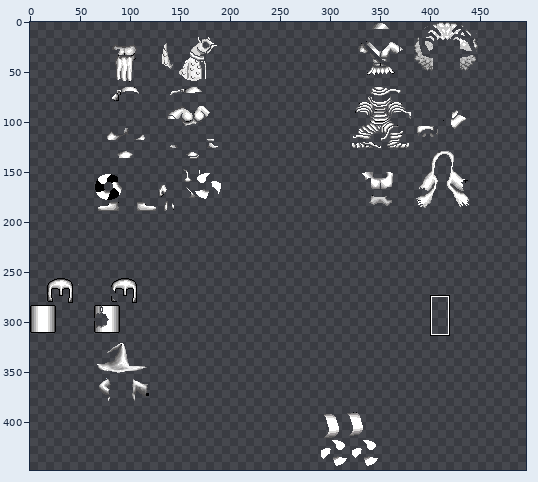
One commit to this sprite sheet: Data/UnitColour.png. The first picture is a wide view before the edit; the outline marks the close-up.
Close-up. First the earlier version:
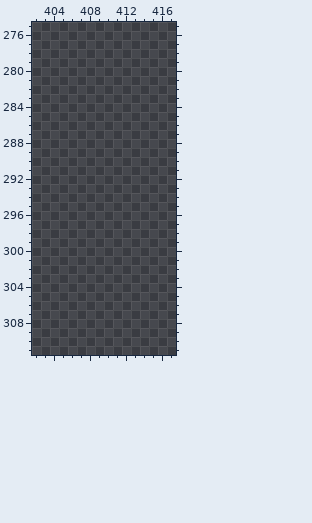
The file is 512x512 pixels. Pixels under 10% opacity are left out. Colours within 5 levels of each other are drawn and written as one. Shown: x 402..417, y 275..311. The wide view leaves out empty margins. The commit also changed other parts of the picture, which this record leaves out.
After:
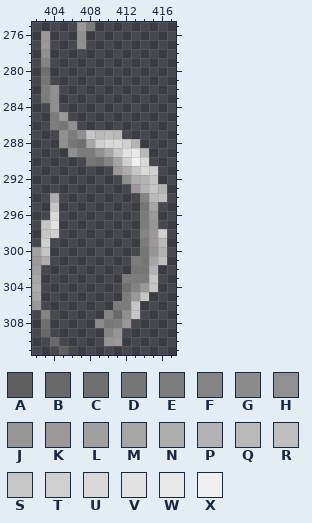
Palette (. is transparent): A #5f5f5f  B #6a6969  C #706f6f  D #777676  E #7d7c7c  F #858484  G #8b8a8a  H #909090  J #969696  K #9c989a  L #a0a0a0  M #a6a6a6  N #adadad  P #b3b3b5  Q #bab9b9  R #bfbfbf  S #c6c6c6  T #d0d0d0  U #dad9d7  V #e2e2e2  W #e8e8e8  X #efefef
Changes in this commit:
{"y":275,"x":407,"old":"..","new":"KE"}
{"y":276,"x":403,"old":".","new":"K"}
{"y":276,"x":407,"old":".","new":"H"}
{"y":277,"x":403,"old":".","new":"K"}
{"y":277,"x":407,"old":".","new":"H"}
{"y":278,"x":403,"old":".","new":"H"}
{"y":279,"x":403,"old":".","new":"F"}
{"y":280,"x":403,"old":".","new":"C"}
{"y":281,"x":403,"old":".","new":"D"}
{"y":282,"x":403,"old":"..","new":"EH"}
{"y":283,"x":403,"old":"..","new":"EH"}
{"y":284,"x":404,"old":".","new":"H"}
{"y":285,"x":404,"old":"..","new":"EK"}
{"y":286,"x":404,"old":"...","new":"EDH"}
{"y":287,"x":405,"old":".......","new":"HEHSQRQ"}
{"y":288,"x":405,"old":".........","new":"HDCMTUUTP"}
{"y":289,"x":406,"old":".........","new":"HEEHMSVWQ"}
{"y":290,"x":408,"old":".......","new":"DCFMTXU"}
{"y":291,"x":411,"old":".....","new":"KNSUT"}
{"y":292,"x":412,"old":"....","new":"HNPS"}
{"y":293,"x":413,"old":"....","new":"KPSP"}
{"y":294,"x":404,"old":".","new":"N"}
{"y":294,"x":414,"old":"...","new":"FQR"}
{"y":295,"x":404,"old":".","new":"S"}
{"y":295,"x":414,"old":"..","new":"DM"}
{"y":296,"x":404,"old":".","new":"U"}
{"y":296,"x":414,"old":"..","new":"EK"}
{"y":297,"x":403,"old":"..","new":"SV"}
{"y":297,"x":414,"old":"..","new":"EJ"}
{"y":298,"x":403,"old":"..","new":"ST"}
{"y":298,"x":414,"old":"...","new":"FKT"}
{"y":299,"x":403,"old":".","new":"T"}
{"y":299,"x":414,"old":"...","new":"EKQ"}
{"y":300,"x":402,"old":"..","new":"LS"}
{"y":300,"x":414,"old":"...","new":"DJP"}
{"y":301,"x":402,"old":"..","new":"KN"}
{"y":301,"x":413,"old":"....","new":"EDMR"}
{"y":302,"x":402,"old":".","new":"L"}
{"y":302,"x":413,"old":"...","new":"DDP"}
{"y":303,"x":402,"old":".","new":"M"}
{"y":303,"x":412,"old":"....","new":"EEES"}
{"y":304,"x":402,"old":".","new":"N"}
{"y":304,"x":412,"old":"....","new":"CFKS"}
{"y":305,"x":402,"old":".","new":"M"}
{"y":305,"x":412,"old":"...","new":"EKS"}
{"y":306,"x":402,"old":".","new":"K"}
{"y":306,"x":411,"old":"...","new":"EES"}
{"y":307,"x":403,"old":".","new":"F"}
{"y":307,"x":410,"old":"....","new":"FBHS"}
{"y":308,"x":403,"old":".","new":"C"}
{"y":308,"x":409,"old":"....","new":"GDEK"}
{"y":309,"x":403,"old":".","new":"B"}
{"y":309,"x":410,"old":"..","new":"FJ"}
{"y":310,"x":404,"old":".","new":"B"}
{"y":310,"x":410,"old":"..","new":"JK"}
{"y":311,"x":405,"old":".","new":"A"}
{"label":"added","picture_box":[32,22,167,355]}
